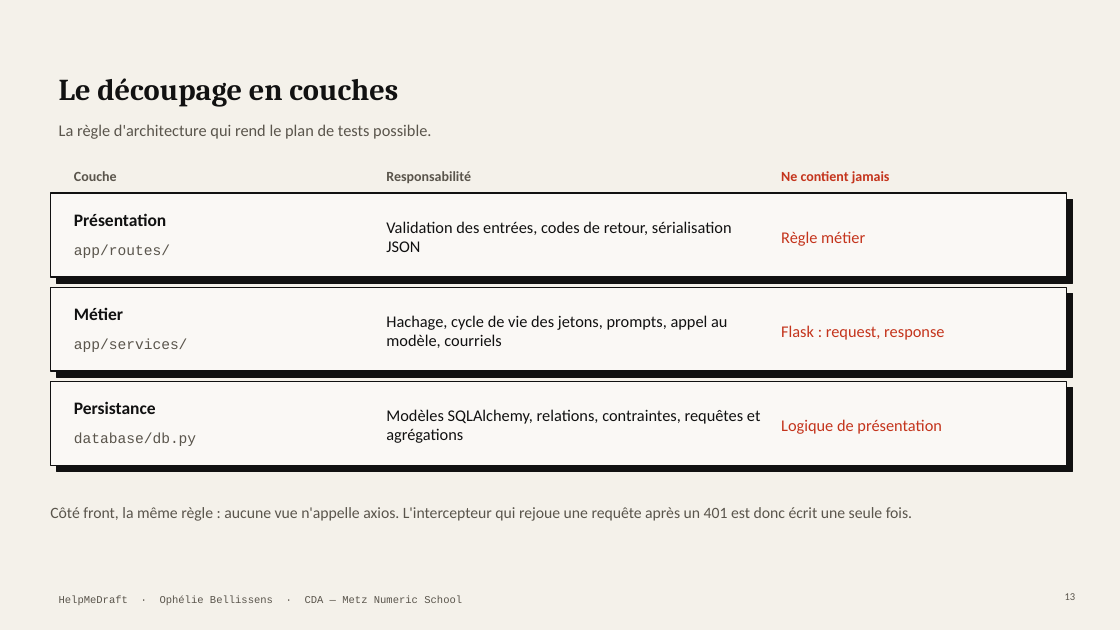
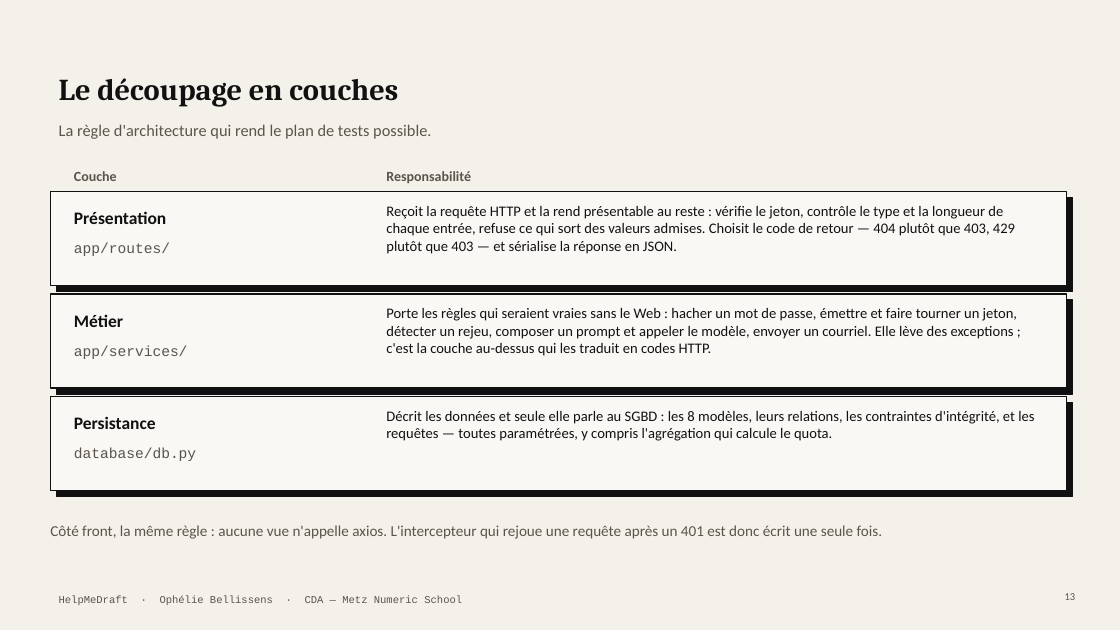
Before and after one commit to Equinoxya/HelpMeDraft---projet-fil-rouge, a slide deck: slide 13 of docs/Soutenance-HelpMeDraft.pptx. Drawn at 1120x630 pixels with LibreOffice and Linux fonts; fonts in the diff are those of the drawing. Boxes give left, top, right and bottom in pixels: in the first picture for what was removed or moved away, otherwise in the second. Text is boxed around its words. In the diff, an @@ line names an element or a change of style, - is before the commit and + after.

```diff
--- a/docs/Soutenance-HelpMeDraft.pptx
+++ b/docs/Soutenance-HelpMeDraft.pptx
@@ text removed at <box>781,171,890,184</box> @@
-Ne contient jamais
@@ rectangle: place and size @@
-rectangle at <box>56,199,1073,283</box>
+rectangle at <box>50,192,1067,286</box>
@@ rectangle at <box>50,192,1067,286</box>: fill #111111 to #FAF8F5; outline #111111 0.75 pt to #111111 1.25 pt @@
@@ rectangle: place and size @@
-rectangle at <box>50,193,1067,277</box>
+rectangle at <box>56,197,1073,292</box>
@@ rectangle at <box>56,197,1073,292</box>: fill #FAF8F5 to #111111; outline #111111 1.25 pt to #111111 0.75 pt @@
@@ text added at <box>386,206,1015,254</box>, 12.5 pt, text #111111 @@
+Reçoit la requête HTTP et la rend présentable au reste : vérifie le jeton, contrôle le type et la longueur de chaque entrée, refuse ce qui sort des valeurs admises. Choisit le code de retour — 404 plutôt que 403, 429 plutôt que 403 — et sérialise la réponse en JSON.
@@ text removed at <box>386,221,732,252</box> @@
-Validation des entrées, codes de retour, sérialisation JSON
@@ text removed at <box>781,231,865,246</box> @@
-Règle métier
@@ rectangle: place and size @@
-rectangle at <box>50,287,1067,371</box>
+rectangle at <box>50,294,1067,388</box>
@@ rectangle: place and size @@
-rectangle at <box>56,293,1073,377</box>
+rectangle at <box>56,300,1073,394</box>
@@ text "Métier": place and size @@
-text "Métier" at <box>74,307,123,320</box>
+text "Métier" at <box>74,314,123,327</box>
@@ text removed at <box>386,315,727,348</box> @@
-Hachage, cycle de vie des jetons, prompts, appel au modèle, courriels
@@ text added at <box>386,308,1017,356</box>, 12.5 pt, text #111111 @@
+Porte les règles qui seraient vraies sans le Web : hacher un mot de passe, émettre et faire tourner un jeton, détecter un rejeu, composer un prompt et appeler le modèle, envoyer un courriel. Elle lève des exceptions ; c'est la couche au-dessus qui les traduit en codes HTTP.
@@ text removed at <box>781,325,944,340</box> @@
-Flask : request, response
@@ text "app/services/": place and size @@
-text "app/services/" at <box>74,338,188,352</box>
+text "app/services/" at <box>74,345,188,359</box>
@@ rectangle: place and size @@
-rectangle at <box>50,381,1067,465</box>
+rectangle at <box>50,397,1067,491</box>
@@ rectangle: place and size @@
-rectangle at <box>56,387,1073,471</box>
+rectangle at <box>56,402,1073,497</box>
@@ text removed at <box>386,409,761,443</box> @@
-Modèles SQLAlchemy, relations, contraintes, requêtes et agrégations
@@ text added at <box>386,411,1034,441</box>, 12.5 pt, text #111111 @@
+Décrit les données et seule elle parle au SGBD : les 8 modèles, leurs relations, les contraintes d'intégrité, et les requêtes — toutes paramétrées, y compris l'agrégation qui calcule le quota.
@@ text removed at <box>781,419,941,434</box> @@
-Logique de présentation
@@ 3 texts: place and size @@
-3 texts at <box>50,401,912,521</box>
+3 texts at <box>50,416,882,539</box>
@@ text "Côté front, la même règle ..." at <box>50,525,882,539</box>: size 13.5 to 13 pt @@
```
Also in this commit, not shown: 4 other slides changed, 6 other files.
